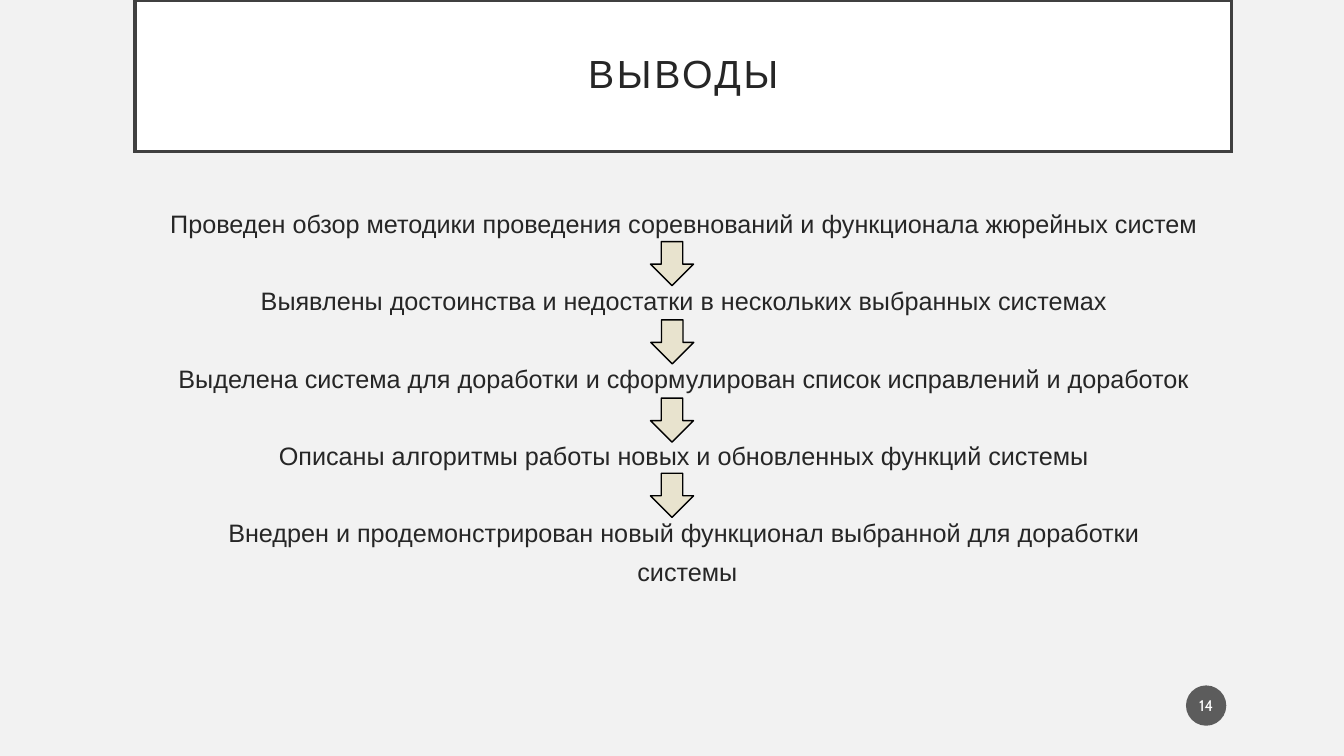
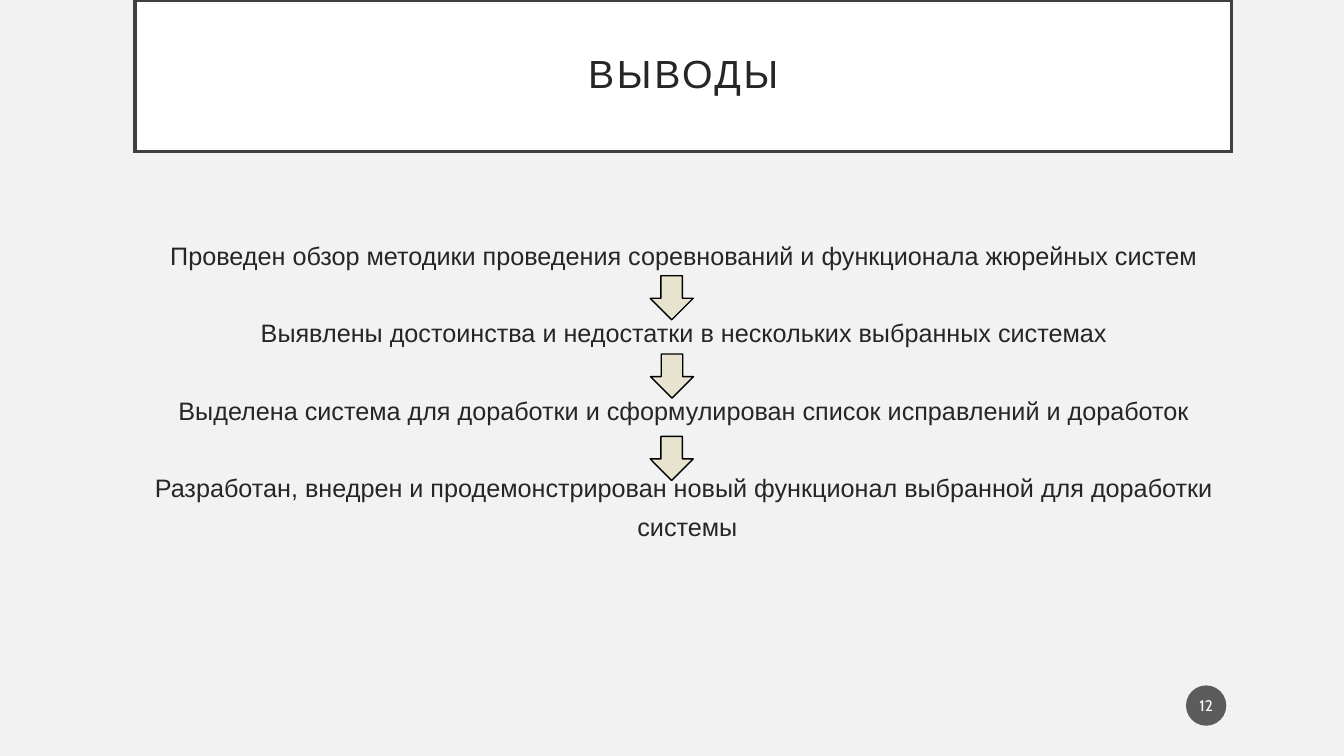
Before and after one commit to PolMarzia/diplom, a slide deck: slide 12 of Prez.pptx (slide 14 before the commit). Drawn at 1344x756 pixels with LibreOffice and Linux fonts; fonts in the diff are those of the drawing. Boxes give left, top, right and bottom in pixels: in the first picture for what was removed or moved away, otherwise in the second. Text is boxed around its words. In the diff, an @@ line names an element or a change of style, - is before the commit and + after.

```diff
--- a/Prez.pptx
+++ b/Prez.pptx
@@ text "Проведен обзор методики проведения соревнований ...": place and size @@
-text "Проведен обзор методики проведения соревнований ..." at (170, 214, 1197, 582)
+text "Проведен обзор методики проведения соревнований ..." at (155, 246, 1212, 537)
@@ down arrow: place and size @@
-down arrow at (650, 242, 694, 286)
+down arrow at (650, 276, 694, 321)
@@ down arrow: place and size @@
-down arrow at (651, 320, 695, 364)
+down arrow at (650, 354, 694, 398)
@@ down arrow removed at (650, 398, 694, 443) @@
@@ down arrow: place and size @@
-down arrow at (650, 473, 694, 517)
+down arrow at (650, 437, 694, 481)
@@ text at (155, 477, 1212, 503): text changed @@
-Описаны алгоритмы работы новых и обновленных функций системы
-Внедрен и продемонстрирован новый функционал выбранной для доработки
+Разработан, внедрен и продемонстрирован новый функционал выбранной для доработки
@@ page number at (1199, 700, 1213, 711): text changed @@
-14
+12
```
Also in this commit, not shown: 9 other slides changed, 2 slides removed, 7 other files.
